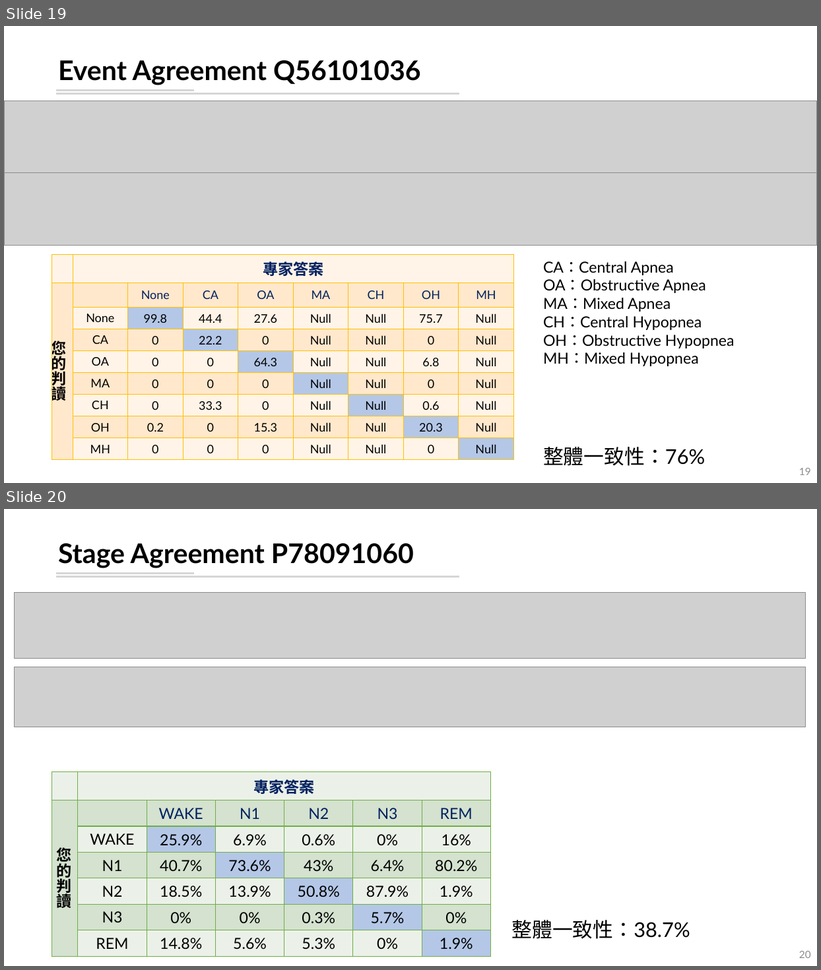
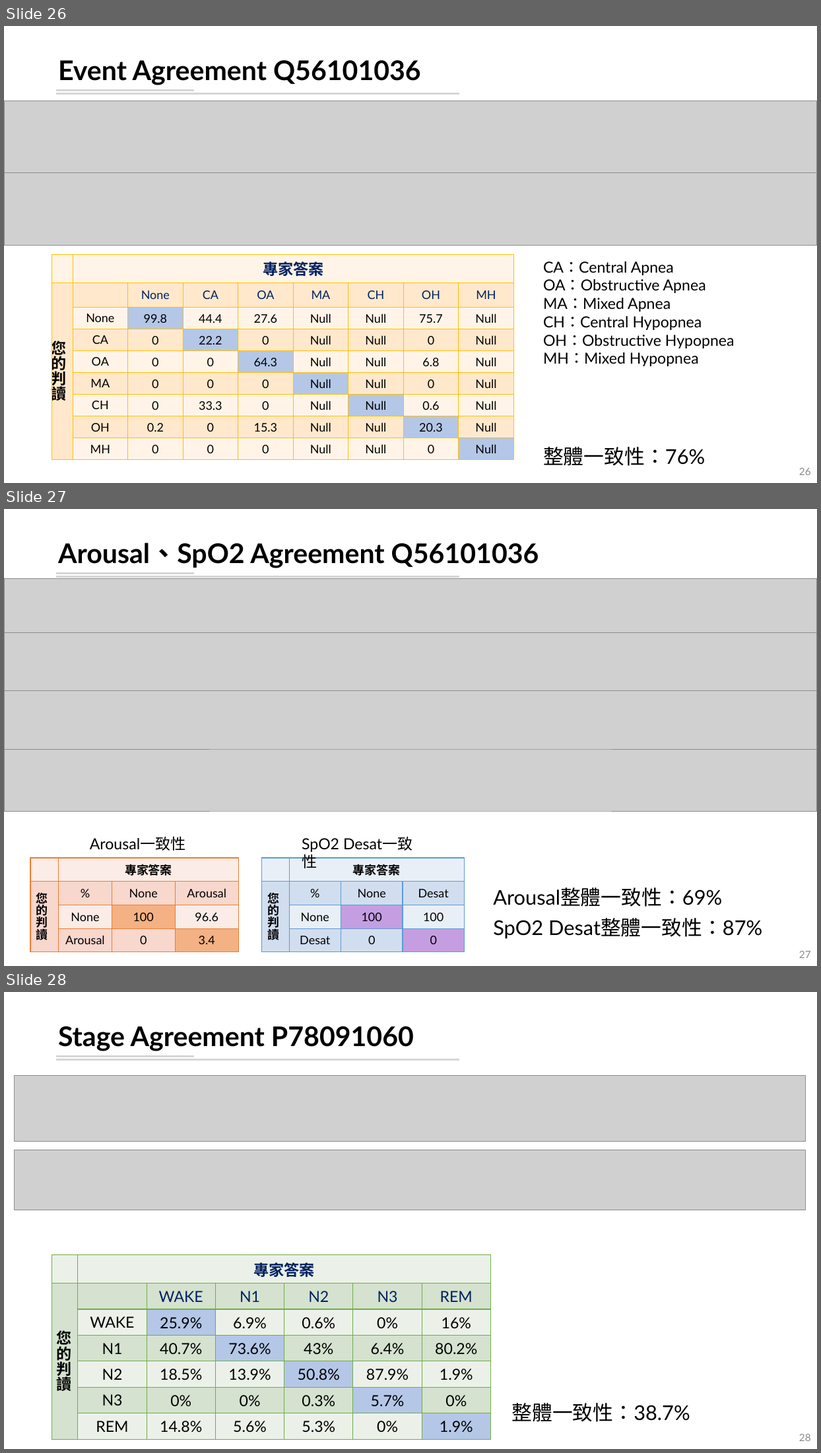
Before and after one commit to leooel97895750/sleepWorkShop, a slide deck: 碩一睡眠工作坊.pptx. Shown one above the other, each under a label of ours: slides 19 and 20 before the commit, slides 26, 27 and 28 after it. The pictures are 821x970 and 821x1453 pixels, drawn with LibreOffice and Linux fonts; fonts in the diff are those of the drawing; grey boxes stand for pictures. Boxes give left, top, right and bottom in pixels: in the first picture for what was removed or moved away, otherwise in the second. Text is boxed around its words. In the diff, an @@ line names an element or a change of style, - is before the commit and + after.

```diff
--- a/碩一睡眠工作坊.pptx
+++ b/碩一睡眠工作坊.pptx
@@ slide 27 added at (4,509,817,966), background #FFFFFF; not listed: 2 template elements that a slide beside it also shows @@
@@ title added at (58,543,539,568), 32 pt, text #000000, bold @@
+Arousal、SpO2 Agreement Q56101036
@@ picture added at (4,578,817,633) @@
@@ picture added at (4,633,817,691) @@
@@ picture added at (4,691,817,749) @@
@@ picture added at (4,747,817,811) @@
@@ text added at (90,836,186,851), 18 pt, text #000000 @@
+Arousal一致性
@@ text added at (302,838,339,852), 18 pt, text #000000 @@
+SpO2 Desat一致性
@@ table added at (30,859,238,950), 4 rows, 4 columns @@
+ | 專家答案 |  | 
+您的判讀 | % | None | Arousal
+ | None | 100 | 96.6
+ | Arousal | 0 | 3.4
@@ table added at (262,859,465,950), 4 rows, 4 columns @@
+ | 專家答案 |  | 
+您的判讀 | % | None | Desat
+ | None | 100 | 100
+ | Desat | 0 | 0
@@ text added at (493,888,762,939), 24 pt, text #000000 @@
+Arousal整體一致性：69%
+SpO2 Desat整體一致性：87%
@@ page number added at (799,951,811,958), 12 pt, text #8C8C8C @@
+27
@@ what was slide 19 is now slide 26 @@
@@ page number at (799,468,811,475): text changed @@
-19
+26
@@ what was slide 20 is now slide 28 @@
@@ page number at (799,1434,811,1441): text changed @@
-20
+28
```
Also in this commit, not shown: 1 slide changed, 8 other slides added, 20 other files.
